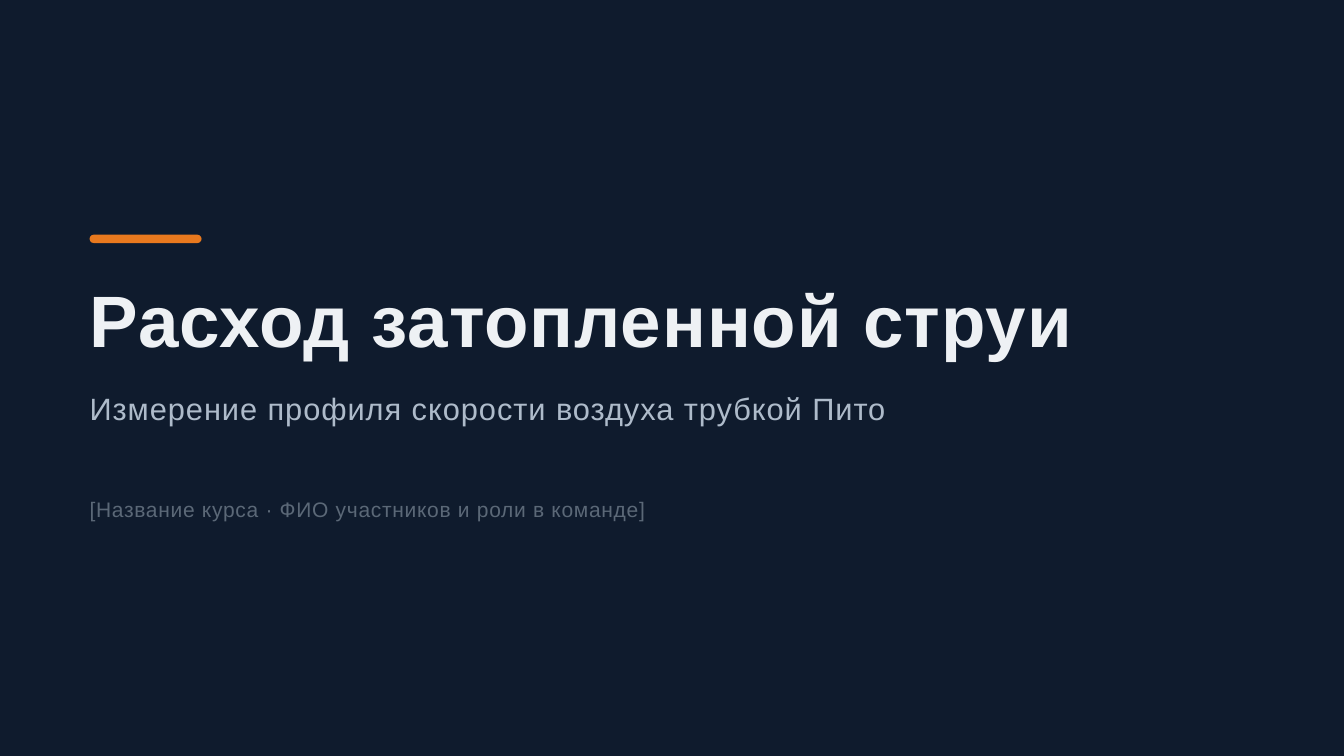
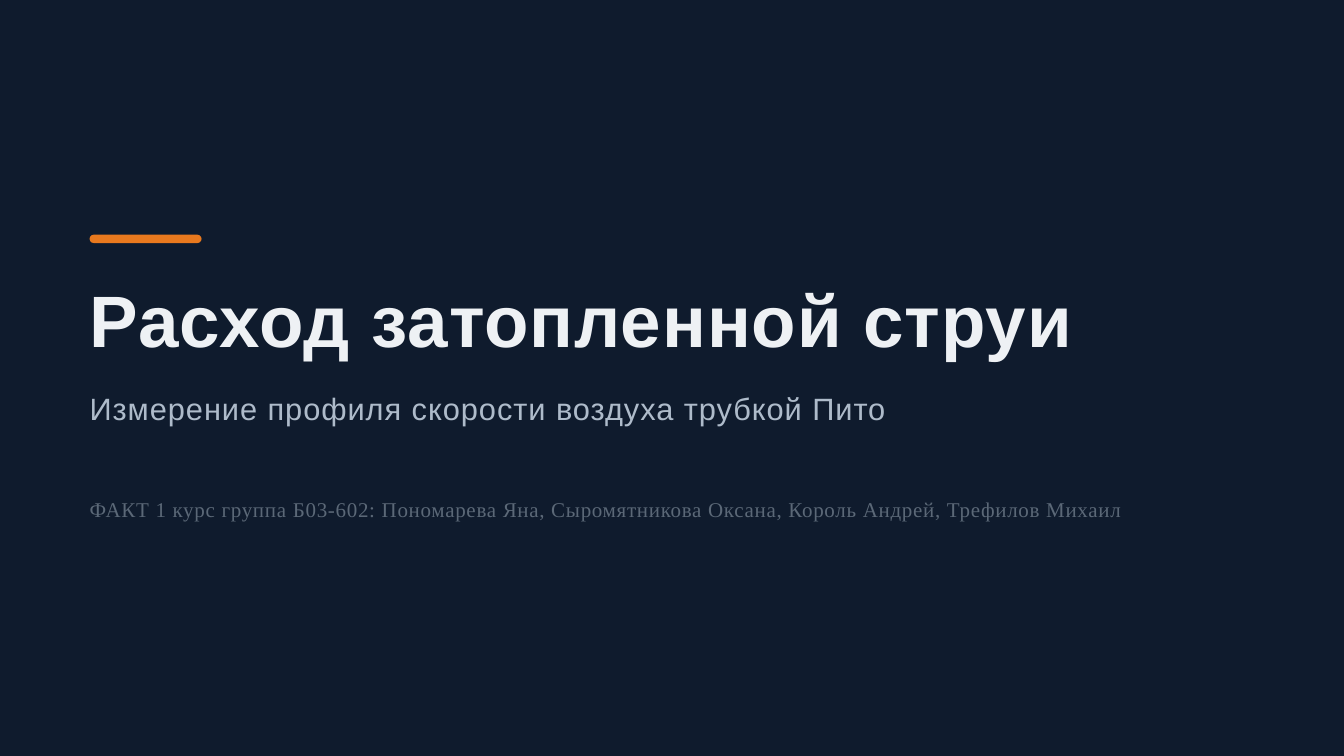
Before and after one commit to bebpnk/get-lab_1, a slide deck: slide 1 of Расход затопленной струи.pptx. Drawn at 1344x756 pixels with LibreOffice and Linux fonts; fonts in the diff are those of the drawing. Boxes give left, top, right and bottom in pixels: in the first picture for what was removed or moved away, otherwise in the second. Text is boxed around its words. In the diff, an @@ line names an element or a change of style, - is before the commit and + after.

```diff
--- a/Расход затопленной струи.pptx
+++ b/Расход затопленной струи.pptx
@@ text at (90,502,1121,521): text changed; font Arial to Times New Roman @@
-[Название курса · ФИО участников и роли в команде]
+ФАКТ 1 курс группа Б03-602: Пономарева Яна, Сыромятникова Оксана, Король Андрей, Трефилов Михаил
```
Also in this commit, not shown: 1 other slide changed, 1 other file.
